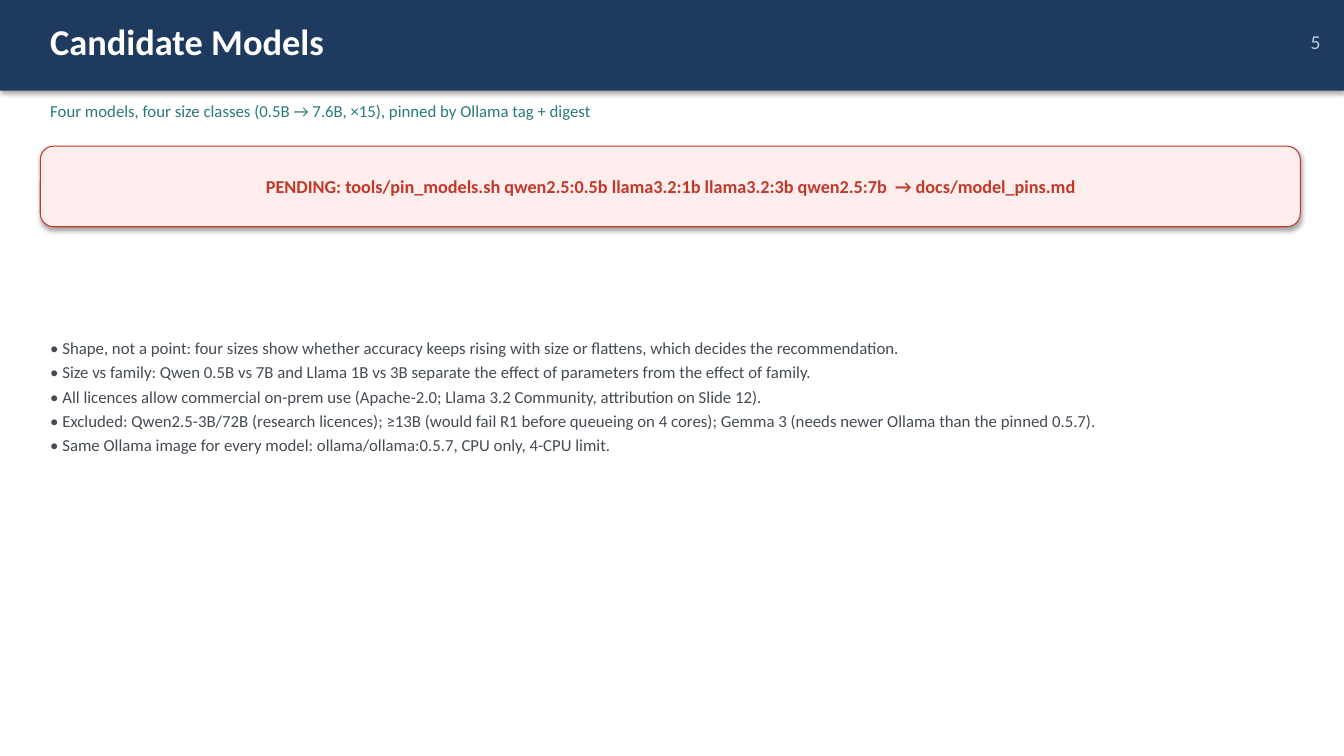
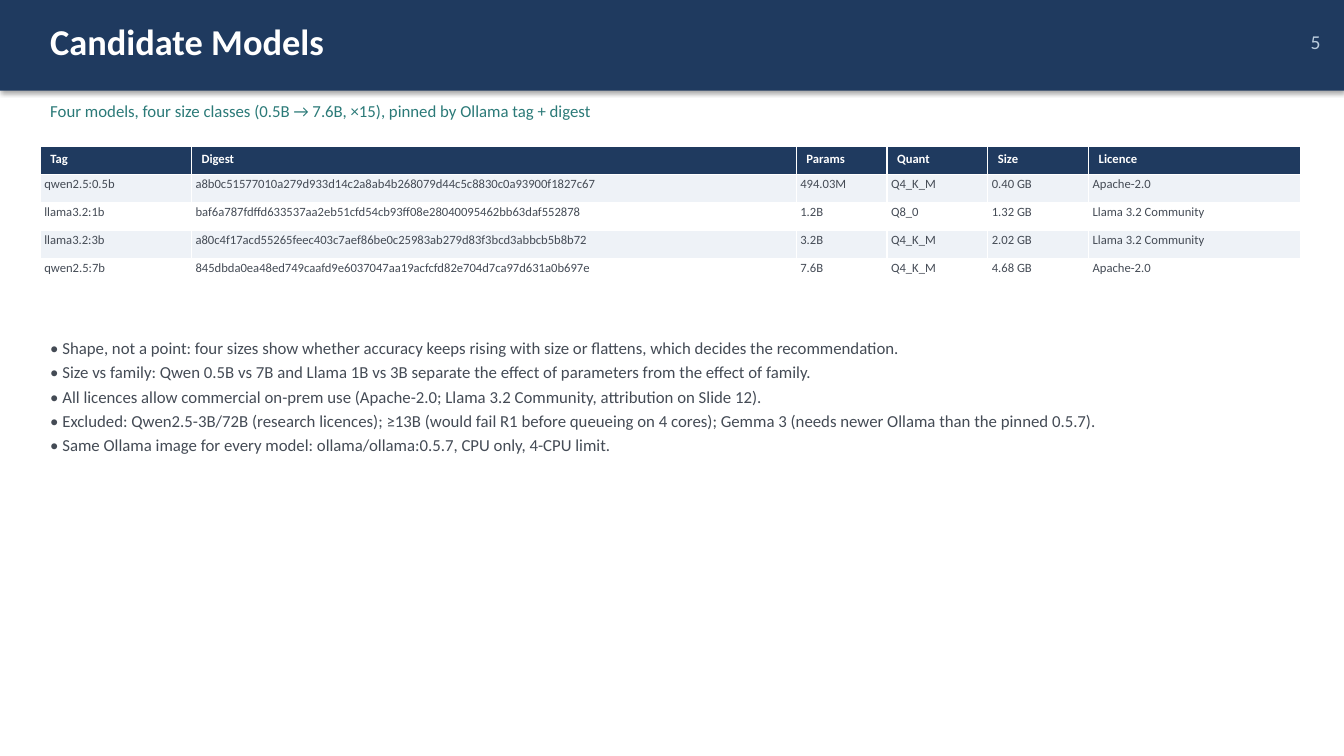
Before and after one commit to AlvinKoh1/ICT3113-Assignment2, a slide deck: slide 5 of deck/Group09.pptx. Drawn at 1344x756 pixels with LibreOffice and Linux fonts; fonts in the diff are those of the drawing. Boxes give left, top, right and bottom in pixels: in the first picture for what was removed or moved away, otherwise in the second. Text is boxed around its words. In the diff, an @@ line names an element or a change of style, - is before the commit and + after.

Commit message:
Student IDs; rebuild deck/Group09.pptx (no PENDING boxes)

```diff
--- a/deck/Group09.pptx
+++ b/deck/Group09.pptx
@@ rounded rectangle removed at [40,146,1301,227] @@
-PENDING: tools/pin_models.sh qwen2.5:0.5b llama3.2:1b llama3.2:3b qwen2.5:7b → docs/model_pins.md
@@ table added at [40,146,1301,287], 5 rows, 6 columns @@
+Tag | Digest | Params | Quant | Size | Licence
+qwen2.5:0.5b | a8b0c51577010a279d933d14c2a8ab4b268079d44c5c8830c0a93900f1827c67 | 494.03M | Q4_K_M | 0.40 GB | Apache-2.0
+llama3.2:1b | baf6a787fdffd633537aa2eb51cfd54cb93ff08e28040095462bb63daf552878 | 1.2B | Q8_0 | 1.32 GB | Llama 3.2 Community
+llama3.2:3b | a80c4f17acd55265feec403c7aef86be0c25983ab279d83f3bcd3abbcb5b8b72 | 3.2B | Q4_K_M | 2.02 GB | Llama 3.2 Community
+qwen2.5:7b | 845dbda0ea48ed749caafd9e6037047aa19acfcfd82e704d7ca97d631a0b697e | 7.6B | Q4_K_M | 4.68 GB | Apache-2.0
```
Also in this commit, not shown: 4 other slides changed, 4 slides added, 4 slides removed, 1 other file.
